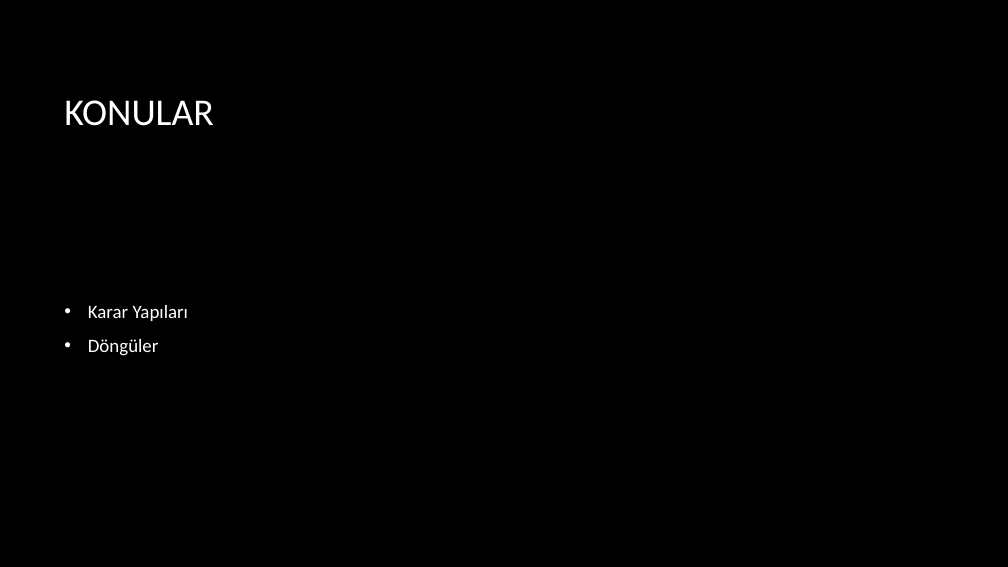
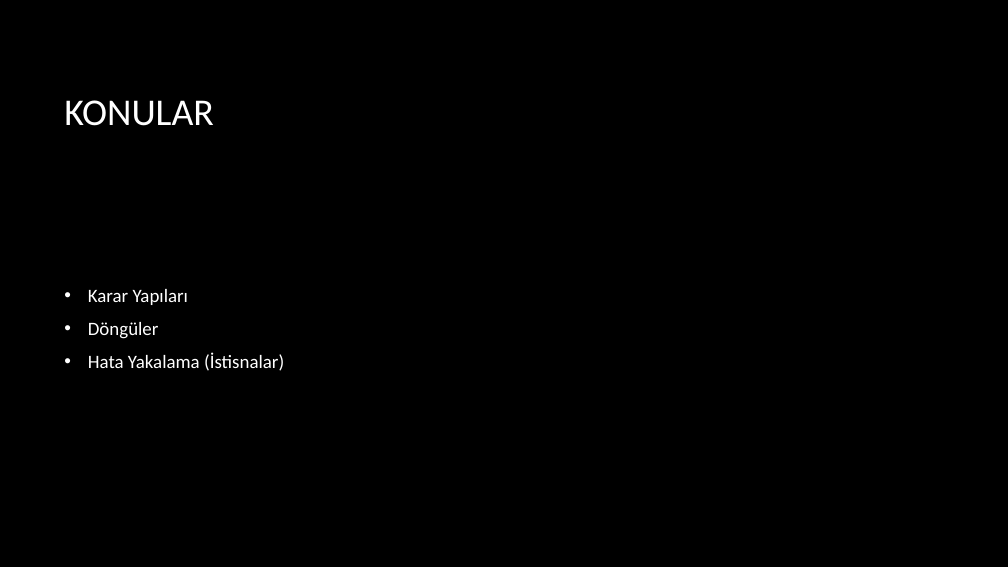
Before and after one commit to etuncay/kugim-gen-yazilimcilar-egitim-programi, a slide deck: slide 2 of Kur 1/1. Hafta/4. Gün/Sunu.pptx. Drawn at 1008x567 pixels with LibreOffice and Linux fonts; fonts in the diff are those of the drawing; background and template pictures are left out. Boxes give left, top, right and bottom in pixels: in the first picture for what was removed or moved away, otherwise in the second. Text is boxed around its words. In the diff, an @@ line names an element or a change of style, - is before the commit and + after.

```diff
--- a/Kur 1/1. Hafta/4. Gün/Sunu.pptx
+++ b/Kur 1/1. Hafta/4. Gün/Sunu.pptx
@@ text at <box>88,353,284,371</box>: paragraph added @@
+• Hata Yakalama (İstisnalar)
```
Also in this commit, not shown: 18 other files.
